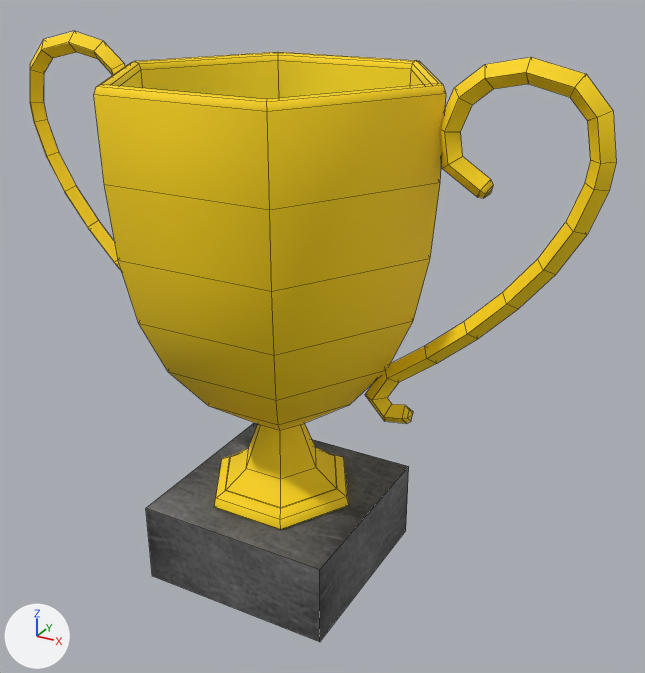
Renders of the OBJ model assets/models/handwash.obj from each side of a commit.
The view is the same before and after, from a 50 mm lens placed at (1.94, -3.06, 2.76), pointed at (0.21, 0.1, 1.18). The lights are fixed; the arrows at lower left show +X, +Y and +Z. Mesh edges are drawn as thin lines. Where no turn or scale is listed for an object, it has been applied to the vertices. Vertices at the same position are counted once.

In view in the first picture: 'handwash'.
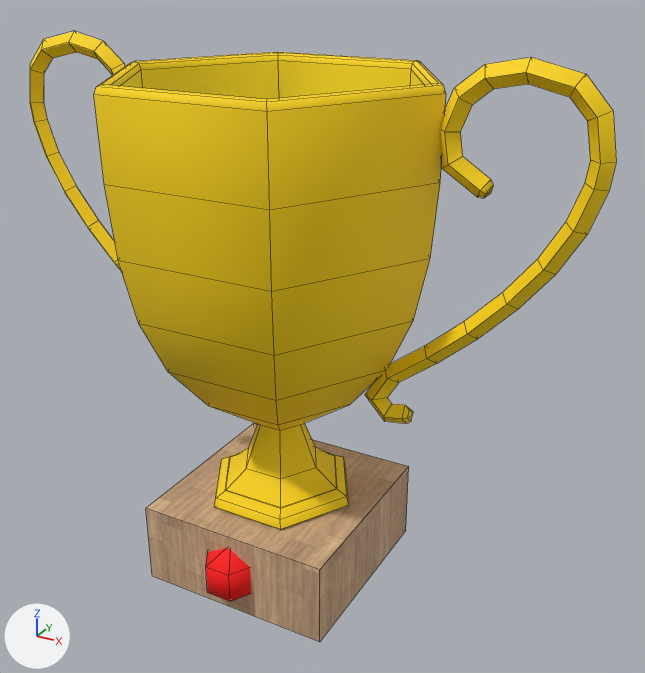
Location of each change, (x1, y1, x2, y2) in pixels of the pictures (645 x 673 px):
part 1 of me_handwash, added (red): after (206, 548, 251, 601)
part 2 of me_handwash, recoloured (grey to brown): (146, 423, 409, 642) in both

What the commit changed:
Picture 'wood-seamless-02.jpg' (img_wood_seamless_02_jpg) is new.
Material 'TEAM' (mat_team) is new.
Its base color is (1.0, 0.0, 0.0) (red #ff0000).
Its roughness is 0.775.
Material 'wood' (mat_wood) is new.
Its texture is img_wood_seamless_02_jpg.
Its roughness is 0.775.
me_handwash is used by ob_handwash; location (0.0, 0.0, 0.0).
me_handwash had 306 vertices, 304 faces and spanned x -1.3..1.37, y -0.61..0.64, z 0.01..2.41.
me_handwash now has 326 vertices, 322 faces and spans x -1.3..1.37, y -0.61..0.64, z 0.01..2.41.
Part 1, on me_handwash:
12 vertices are added at x -0.09..0.15, y -0.53..0.55, z 0.07..0.35.
8 new vertices lie (0.0, 0.0, 0.14) away from vertices in x -0.09..0.15, y -0.53..0.55, z 0.14.
18 new faces join them, mat_team (red #ff0000).
me_handwash part 2: 6 faces spanning x -0.42..0.49, y -0.44..0.47, z 0.01..0.4 switch from mat_mat_5 (picture img_metal_seamless_02_png) to mat_wood (picture img_wood_seamless_02_jpg).
me_handwash now uses material mat_team (red #ff0000).
